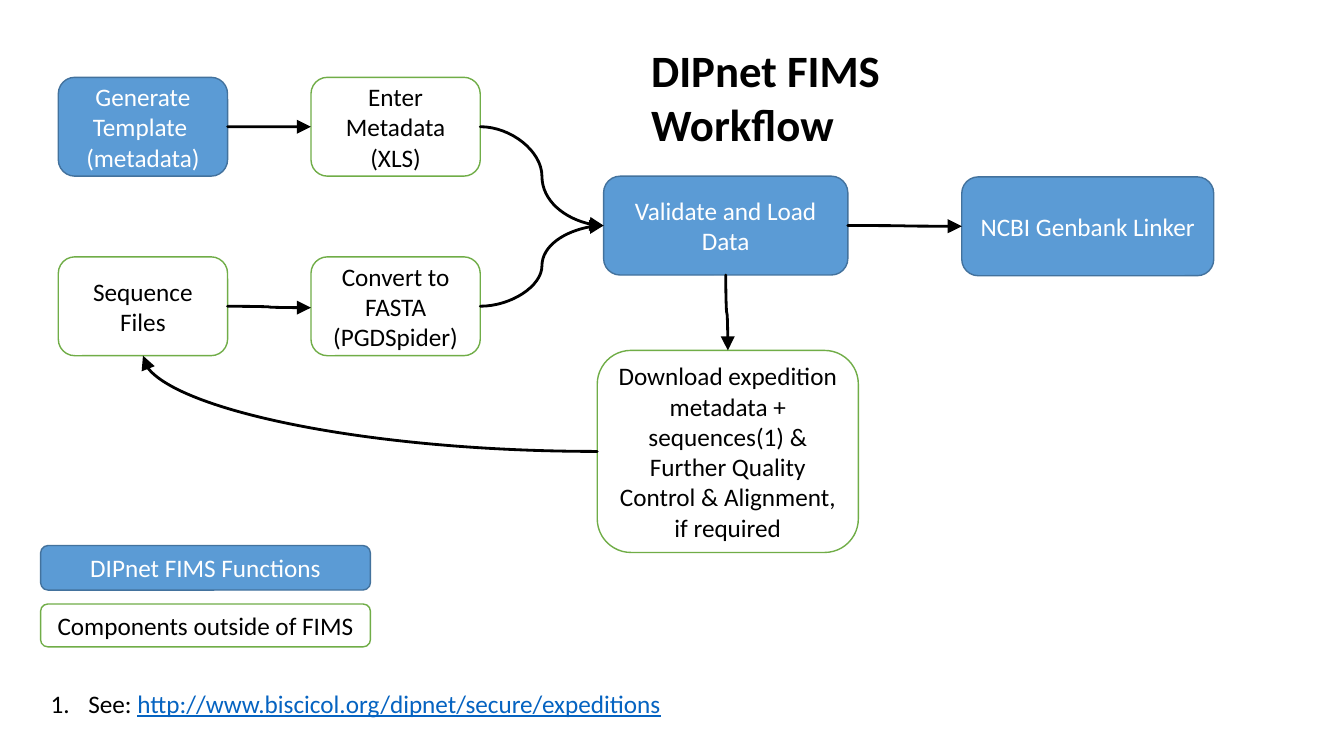
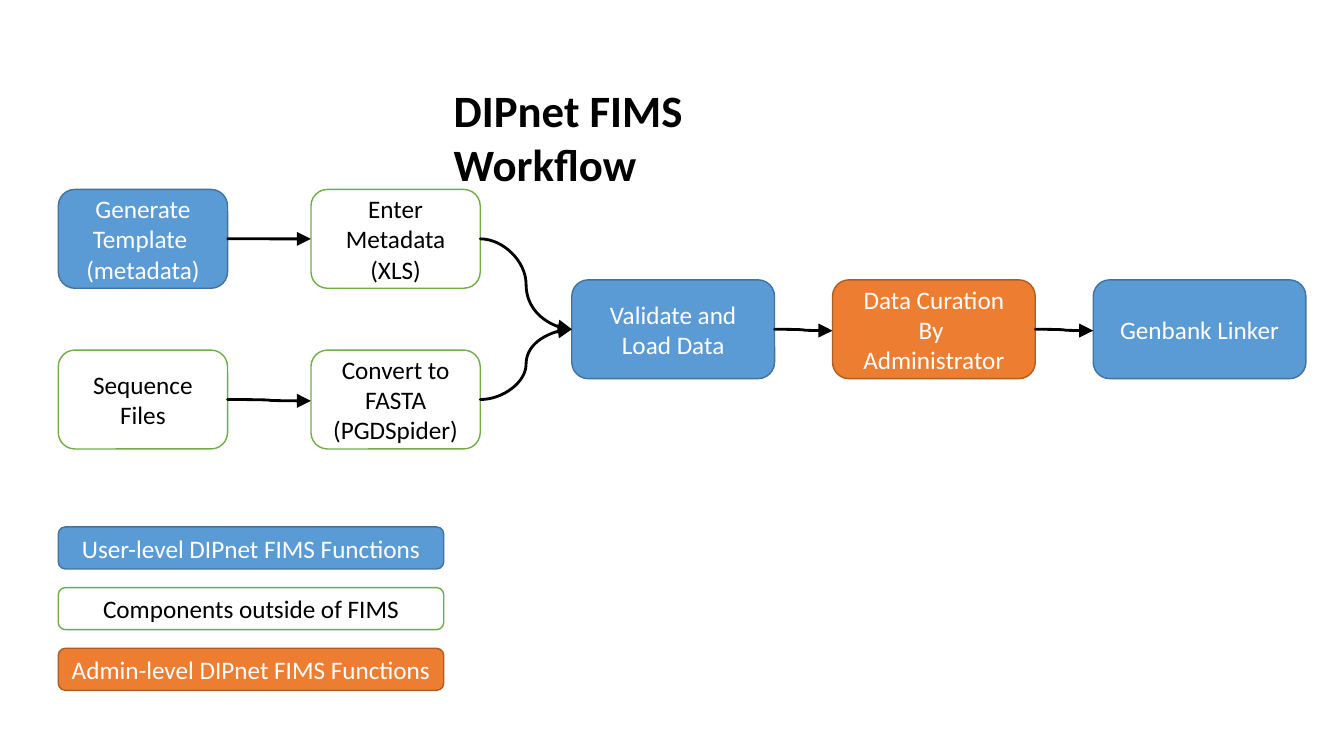
Before and after one commit to biocodellc/geome-db, a slide deck: slide 1 of src/main/web/docs/dipnetWorkflow.pptx. Drawn at 1344x756 pixels with LibreOffice and Linux fonts; fonts in the diff are those of the drawing. Boxes give left, top, right and bottom in pixels: in the first picture for what was removed or moved away, otherwise in the second. Text is boxed around its words. In the diff, an @@ line names an element or a change of style, - is before the commit and + after.

Commit message:
updating the dipnetWorkflow diagram

```diff
--- a/src/main/web/docs/dipnetWorkflow.pptx
+++ b/src/main/web/docs/dipnetWorkflow.pptx
@@ text "DIPnet FIMS Workflow" rewrapped from <box>651,57,880,142</box> to <box>454,97,683,193</box> @@
@@ 2 rounded rectangles, 1 curved arrow: place and size @@
-2 rounded rectangles, 1 curved arrow at <box>58,78,481,176</box>
+2 rounded rectangles, 1 curved arrow at <box>58,190,481,288</box>
@@ curved arrow moved from (480, 127) - (604, 226) to (480, 239) - (572, 330) @@
@@ rounded rectangle "Validate and Load Data": place and size @@
-rounded rectangle "Validate and Load Data" at <box>604,176,848,275</box>
+rounded rectangle "Validate and Load Data" at <box>572,280,774,379</box>
@@ curved arrow removed from (726, 275) to (728, 351) @@
@@ rounded rectangle added at <box>833,280,1035,379</box>, fill #ED7D31, outline #AF5C24 1 pt, 18 pt, text #FFFFFF @@
+Data Curation
+By
+Administrator
@@ rounded rectangle "Genbank Linker": place and size @@
-rounded rectangle "Genbank Linker" at <box>962,176,1214,275</box>
+rounded rectangle "Genbank Linker" at <box>1094,280,1307,379</box>
@@ text in rounded rectangle at <box>1120,321,1279,339</box>: text changed @@
-NCBI Genbank Linker
+Genbank Linker
@@ rounded rectangle "Sequence Files": place and size @@
-rounded rectangle "Sequence Files" at <box>58,257,228,356</box>
+rounded rectangle "Sequence Files" at <box>58,350,228,449</box>
@@ curved arrow removed from (598, 452) to (143, 356) @@
@@ rounded rectangle "Convert to FASTA (PGDSpider)": place and size @@
-rounded rectangle "Convert to FASTA (PGDSpider)" at <box>312,257,481,356</box>
+rounded rectangle "Convert to FASTA (PGDSpider)" at <box>312,350,481,449</box>
@@ curved arrow moved from (480, 307) - (604, 226) to (480, 399) - (572, 330) @@
@@ rounded rectangle removed at <box>598,351,859,553</box> @@
-Download expedition metadata + sequences(1) & Further Quality Control & Alignment, if required
@@ curved arrow moved from (848, 226) - (962, 226) to (774, 330) - (833, 331) @@
@@ curved arrow added from (1035, 330) to (1094, 331), #000000 2 pt @@
@@ curved arrow moved from (228, 307) - (312, 308) to (228, 399) - (312, 401) @@
@@ rounded rectangle "User-level DIPnet FIMS Functions": place and size @@
-rounded rectangle "User-level DIPnet FIMS Functions" at <box>40,545,370,590</box>
+rounded rectangle "User-level DIPnet FIMS Functions" at <box>58,527,444,570</box>
@@ text in rounded rectangle at <box>82,540,420,558</box>: text changed @@
-DIPnet FIMS Functions
+User-level DIPnet FIMS Functions
@@ rounded rectangle "Components outside of FIMS": place and size @@
-rounded rectangle "Components outside of FIMS" at <box>40,604,370,646</box>
+rounded rectangle "Components outside of FIMS" at <box>58,588,444,630</box>
@@ rounded rectangle added at <box>58,648,444,691</box>, fill #ED7D31, outline #AF5C24 1 pt, 18 pt, text #FFFFFF @@
+Admin-level DIPnet FIMS Functions
@@ text removed at <box>88,695,660,718</box> @@
-1. See: http://www.biscicol.org/dipnet/secure/expeditions
```
Also in this commit, not shown: 2 other files.
